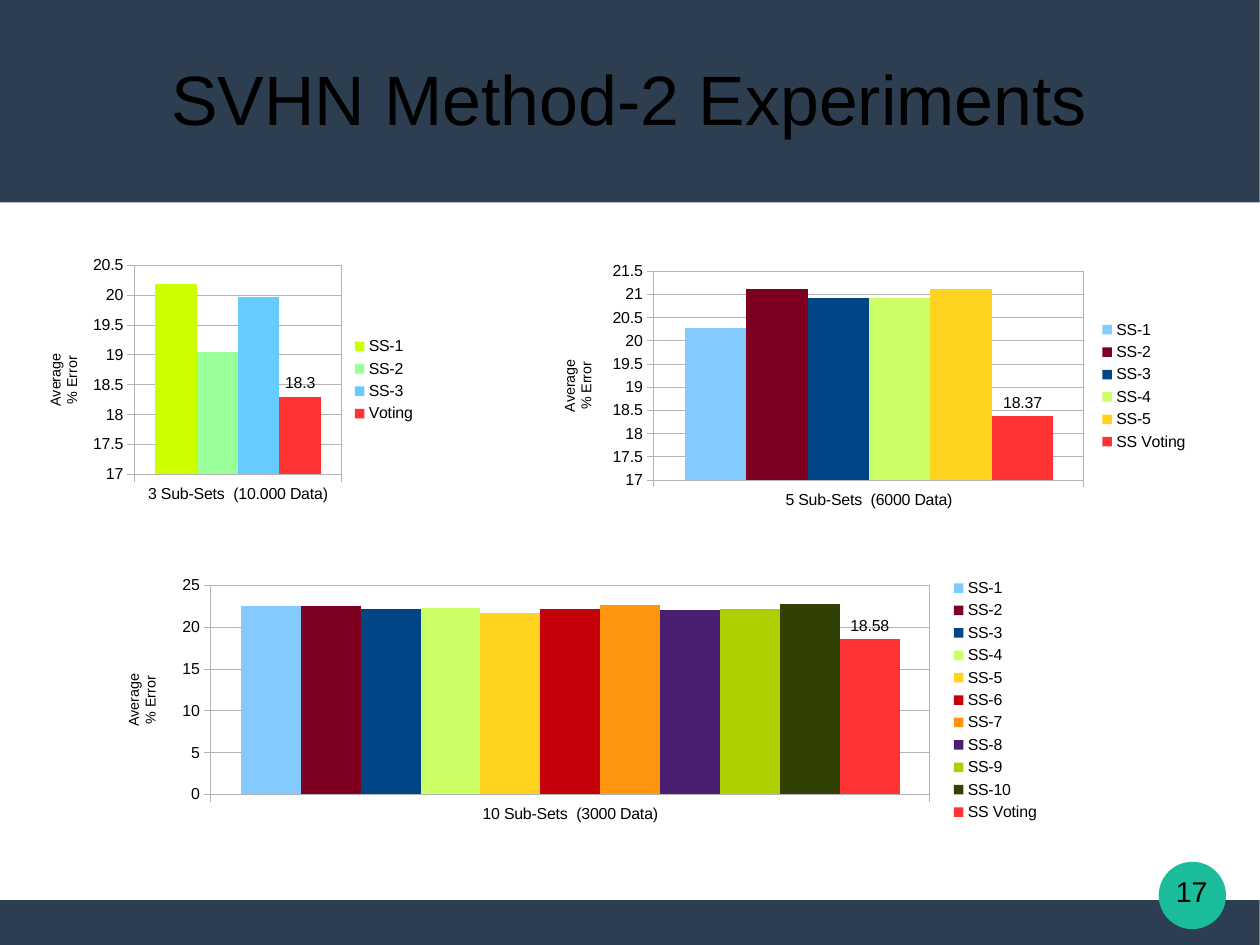
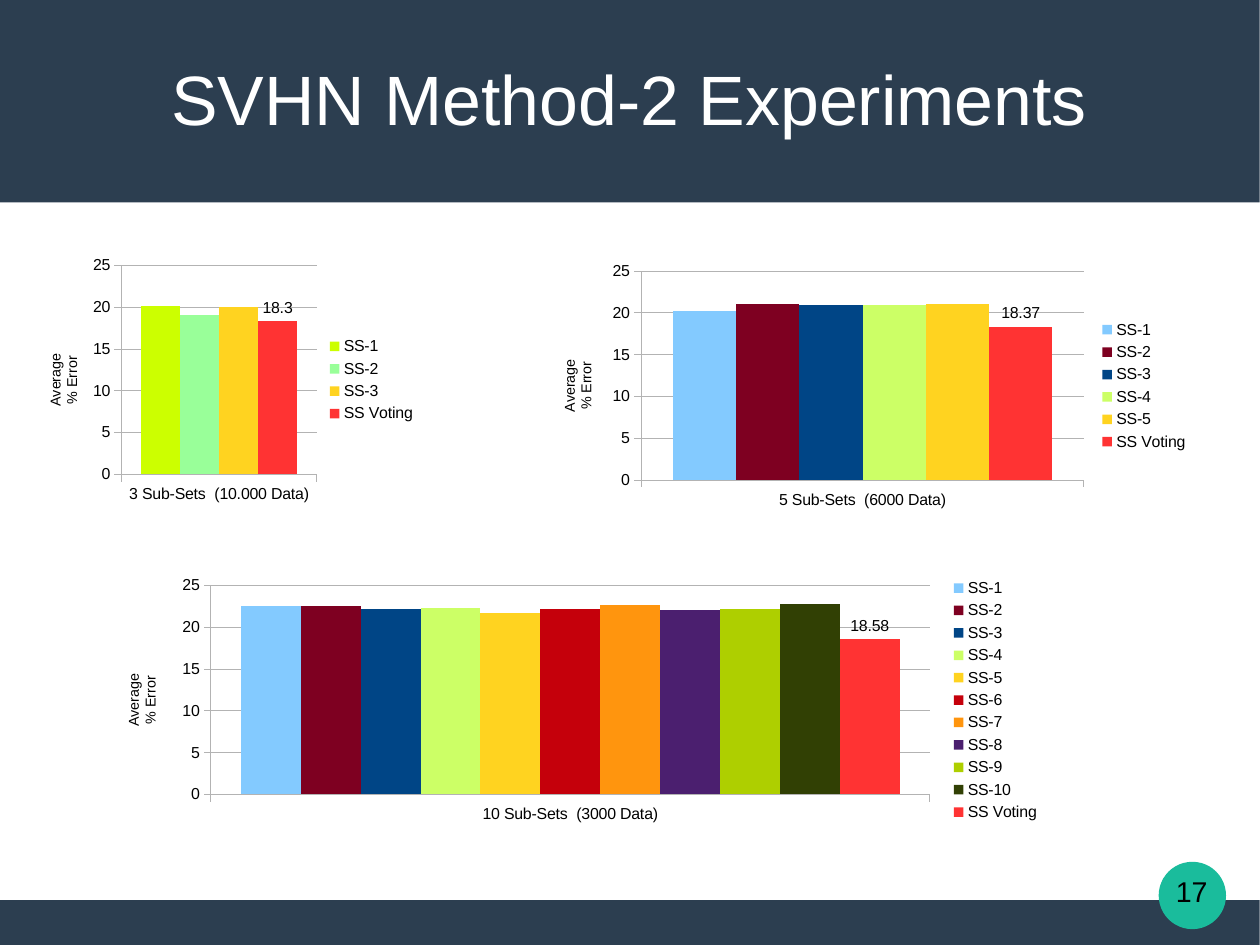
Before and after one commit to Katsileros/Dimensionality_Reduction, a slide deck: slide 17 of Diploma-Thesis-LaTeX/presentation/Locally_Linear_Embeddings_in_Pattern_Recognition.odp. Drawn at 1260x945 pixels with LibreOffice and Linux fonts; fonts in the diff are those of the drawing. Boxes give left, top, right and bottom in pixels: in the first picture for what was removed or moved away, otherwise in the second. Text is boxed around its words. In the diff, an @@ line names an element or a change of style, - is before the commit and + after.

Commit message:
Presentation charts

```diff
--- a/Diploma-Thesis-LaTeX/presentation/Locally_Linear_Embeddings_in_Pattern_Recognition.odp
+++ b/Diploma-Thesis-LaTeX/presentation/Locally_Linear_Embeddings_in_Pattern_Recognition.odp
@@ title "SVHN Method-2 Experiments" at [171,74,1087,138]: text colour #000000 to #FFFFFF @@
@@ column chart at [23,252,428,509] @@
@@ colour of SS-3 #66CCFF to #FFD320 @@
-Voting: 18.3
+SS Voting: 18.3
@@ value axis changed @@
@@ column chart at [537,257,1201,515] @@
@@ value axis changed @@
@@ column chart at [102,572,1052,829] @@
@@ value axis changed @@
```
Also in this commit, not shown: 19 other slides changed, 1 other file.
